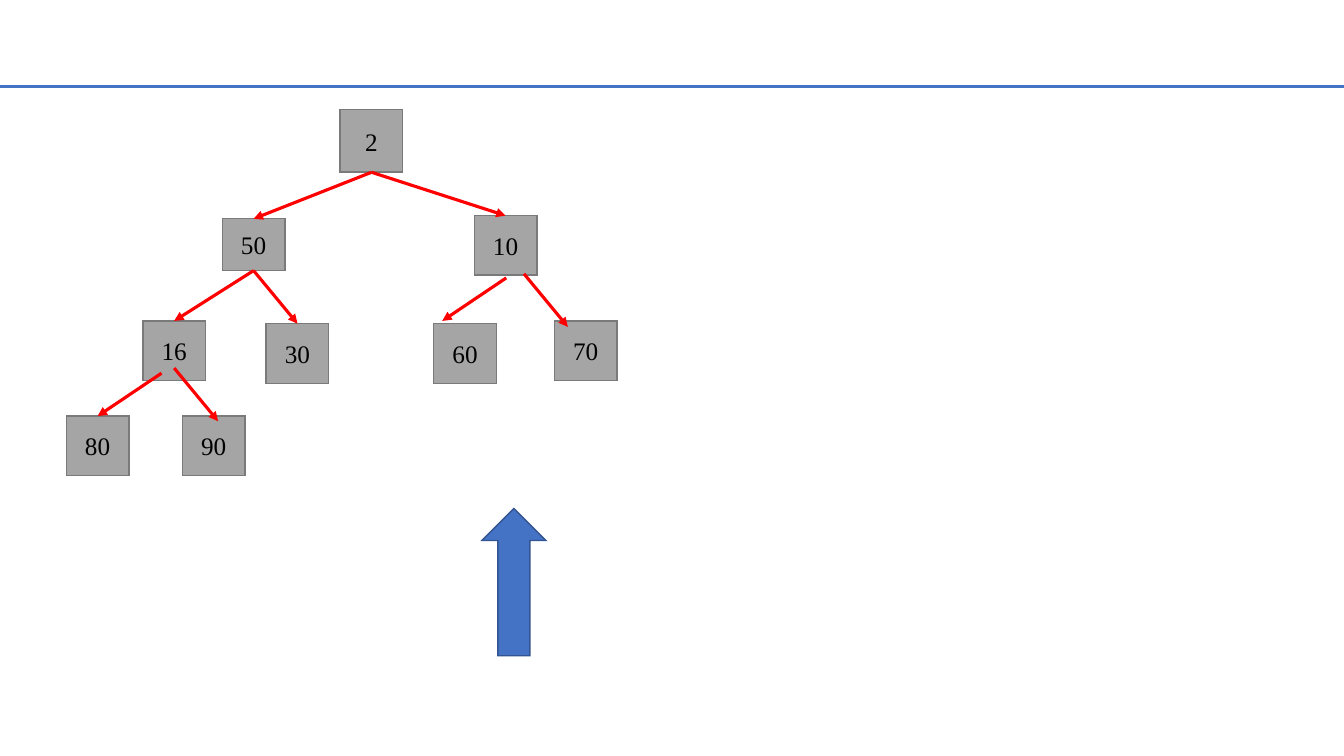
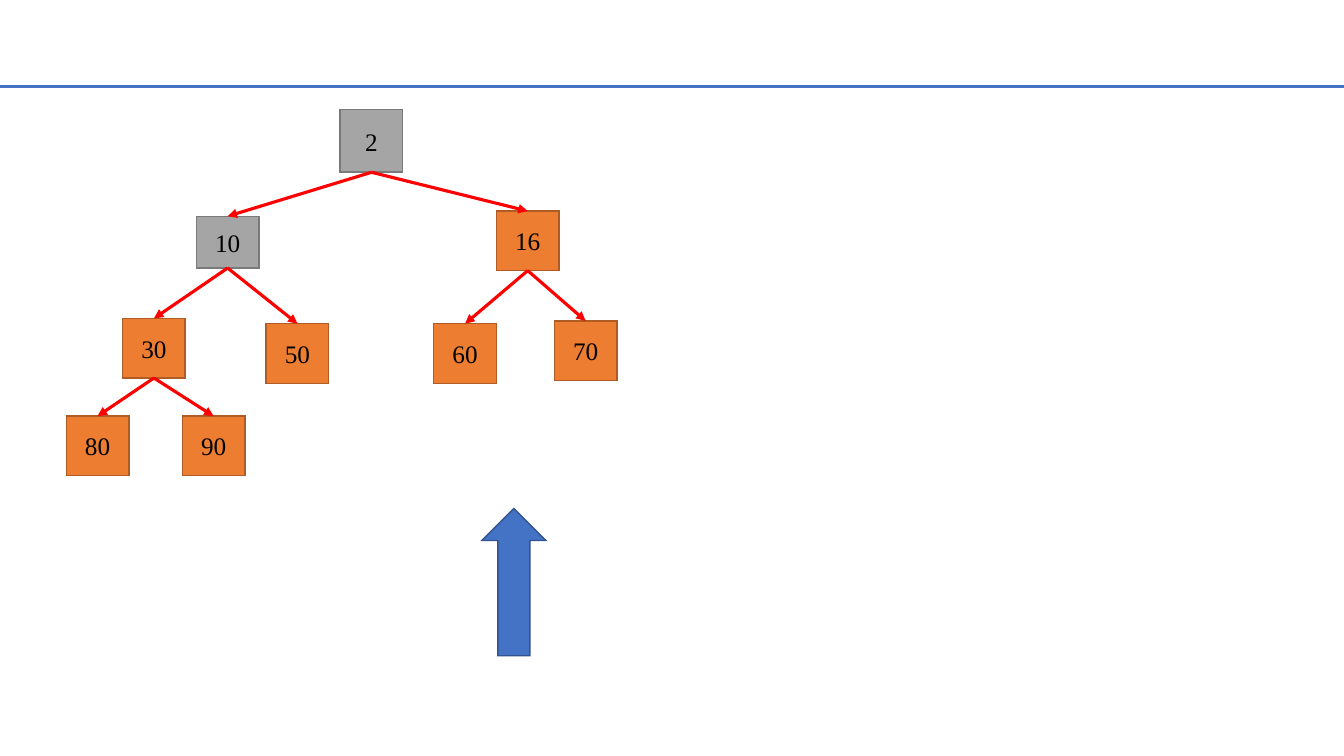
Before and after one commit to yechong316/Python-function, a slide deck: slide 19 of 数据结构与算法/线性表/数据结构可视化辅助理解，便于代码开发.pptx. Drawn at 1344x756 pixels with LibreOffice and Linux fonts; fonts in the diff are those of the drawing. Boxes give left, top, right and bottom in pixels: in the first picture for what was removed or moved away, otherwise in the second. Text is boxed around its words. In the diff, an @@ line names an element or a change of style, - is before the commit and + after.

```diff
--- a/数据结构与算法/线性表/数据结构可视化辅助理解，便于代码开发.pptx
+++ b/数据结构与算法/线性表/数据结构可视化辅助理解，便于代码开发.pptx
@@ arrow moved from (372, 172) - (254, 219) to (372, 172) - (228, 217) @@
@@ arrow moved from (372, 172) - (506, 216) to (372, 172) - (528, 211) @@
@@ rectangle "10": place and size @@
-rectangle "10" at bbox=[475, 216, 537, 275]
+rectangle "10" at bbox=[197, 217, 259, 268]
@@ fill #A5A5A5 to #ED7D31; outline #7A7A7A 1 pt to #AF5C24 1 pt in 7 elements at bbox=[434, 324, 496, 383], bbox=[555, 321, 617, 380], bbox=[67, 416, 129, 476], bbox=[182, 416, 245, 476], bbox=[123, 319, 186, 378], bbox=[266, 324, 329, 383], bbox=[497, 211, 560, 270] @@
@@ rectangle "16": place and size @@
-rectangle "16" at bbox=[143, 321, 206, 380]
+rectangle "16" at bbox=[497, 211, 560, 270]
@@ arrow moved from (254, 270) - (174, 321) to (228, 268) - (154, 319) @@
@@ arrow moved from (254, 270) - (297, 324) to (228, 268) - (297, 324) @@
@@ arrow moved from (506, 278) - (443, 321) to (528, 270) - (465, 324) @@
@@ arrow moved from (524, 274) - (568, 327) to (528, 270) - (586, 321) @@
@@ rectangle "30": place and size @@
-rectangle "30" at bbox=[266, 324, 329, 383]
+rectangle "30" at bbox=[123, 319, 186, 378]
@@ rectangle "50": place and size @@
-rectangle "50" at bbox=[223, 219, 285, 270]
+rectangle "50" at bbox=[266, 324, 329, 383]
@@ arrow moved from (161, 373) - (98, 416) to (154, 378) - (98, 416) @@
@@ arrow moved from (174, 368) - (218, 421) to (154, 378) - (214, 416) @@
```
Also in this commit, not shown: 6 other files.
